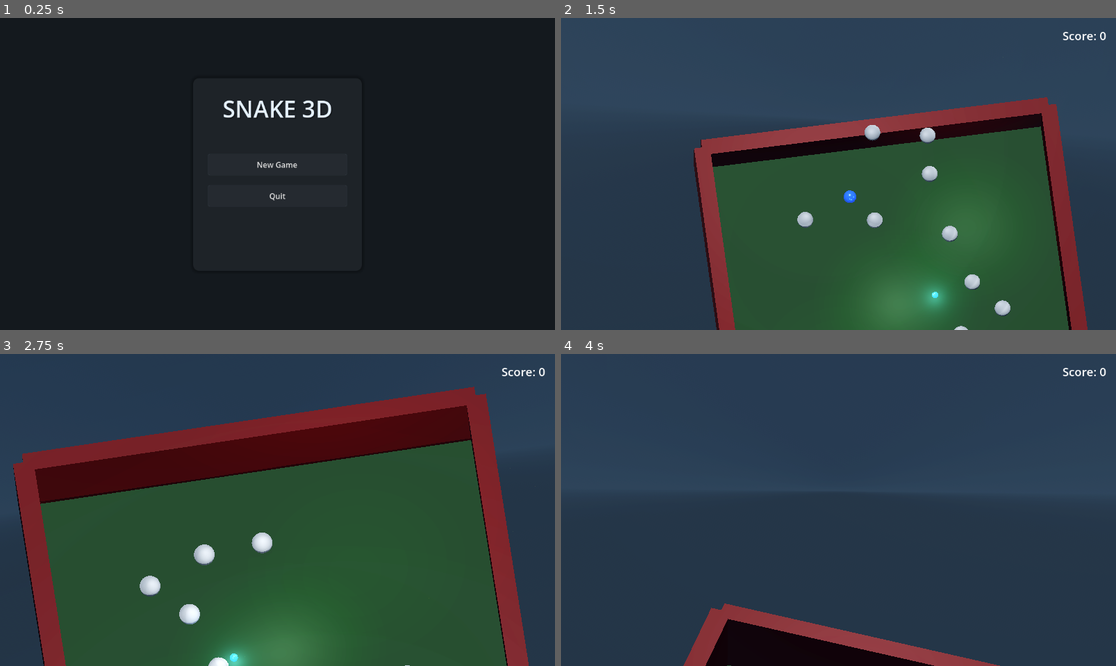
Above: before the commit, frames 1-4 (two rows, left to right).
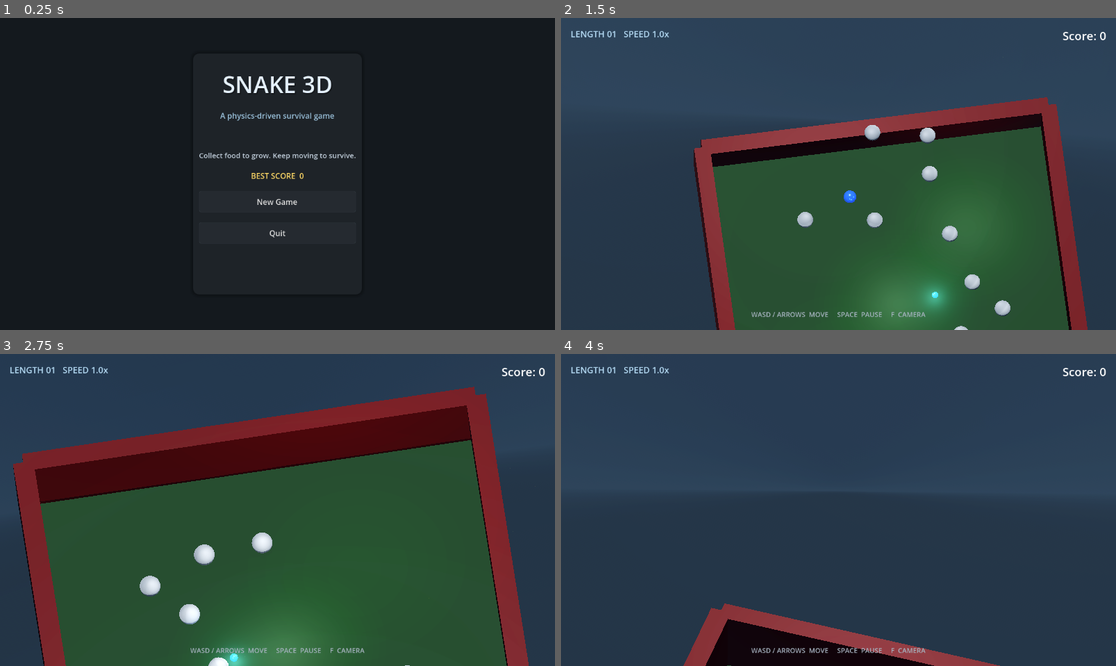
Above: after the commit, the same moments.

Repository: bluehexagons/snakeproject
Game: Godot game, scene res://scenes/main_menu.tscn
Two runs of this game, one before a commit and one after it. Both use one fixed random seed, a clock stepped at 60 frames per second and the inputs below.
Inputs:
- Up to frame 1 (0.25 s): no input
- Up to frame 2 (1.5 s): click "New Game" at 0.5 s; hold D (move_right) from 1.28 s (still down); hold F (toggle_camera_angle) from 1.28 s (still down)
- Up to frame 3 (2.75 s): release D (move_right) at 2.03 s; release F (toggle_camera_angle) at 2.03 s; hold S (move_down) from 2.03 s (still down); tap F (toggle_camera_angle) at 2.1 s
- Up to frame 4 (4 s): release S (move_down) at 2.78 s; hold D (move_right) 2.78-3.53 s; hold F (toggle_camera_angle) 2.78-3.53 s; hold W (move_up) from 3.53 s (still down); tap F (toggle_camera_angle) at 3.6 s

The runs differ from the first frame. In frame 1, 1.7% of the frame differs, in the area x 35-65%, y 18-71%; in frame 2, 0.4%; in frame 3, 0.4%; in frame 4, 0.4%.

Commit message:
Add pre-playtest game polish

Diff:
--- a/scenes/main_menu.tscn
+++ b/scenes/main_menu.tscn
@@ -74,9 +74,9 @@
 anchor_right = 0.5
 anchor_bottom = 0.5
 offset_left = -175.0
-offset_top = -199.0
+offset_top = -250.0
 offset_right = 175.0
-offset_bottom = 201.0
+offset_bottom = 250.0
 grow_horizontal = 2
 grow_vertical = 2
 theme_override_styles/panel = SubResource("StyleBoxFlat_1")
@@ -105,9 +105,33 @@
 text = "SNAKE 3D"
 horizontal_alignment = 1
 
+[node name="SubtitleLabel" type="Label" parent="Panel/VBoxContainer"]
+layout_mode = 2
+size_flags_vertical = 0
+theme_override_colors/font_color = Color(0.6, 0.75, 0.85, 1)
+theme_override_font_sizes/font_size = 16
+text = "A physics-driven survival game"
+horizontal_alignment = 1
+
 [node name="Spacer" type="Control" parent="Panel/VBoxContainer"]
 custom_minimum_size = Vector2(0, 20)
 layout_mode = 2
+
+[node name="InstructionsLabel" type="Label" parent="Panel/VBoxContainer"]
+layout_mode = 2
+size_flags_vertical = 0
+theme_override_colors/font_color = Color(0.75, 0.8, 0.85, 1)
+theme_override_font_sizes/font_size = 15
+text = "Collect food to grow. Keep moving to survive."
+horizontal_alignment = 1
+
+[node name="BestScoreLabel" type="Label" parent="Panel/VBoxContainer"]
+layout_mode = 2
+size_flags_vertical = 0
+theme_override_colors/font_color = Color(1, 0.85, 0.4, 1)
+theme_override_font_sizes/font_size = 16
+text = "BEST SCORE  0"
+horizontal_alignment = 1
 
 [node name="ContinueButton" type="Button" parent="Panel/VBoxContainer"]
 custom_minimum_size = Vector2(0, 45)
--- a/scenes/ui.tscn
+++ b/scenes/ui.tscn
@@ -70,6 +70,53 @@
 text = "Score: 0"
 horizontal_alignment = 2
 
+[node name="StatsLabel" type="Label" parent="."]
+layout_mode = 1
+anchors_preset = 0
+offset_left = 20.0
+offset_top = 20.0
+offset_right = 250.0
+offset_bottom = 46.0
+theme_override_colors/font_color = Color(0.7, 0.85, 0.95, 1)
+theme_override_font_sizes/font_size = 18
+text = "LENGTH 01   SPEED 1.0x"
+
+[node name="HintLabel" type="Label" parent="."]
+layout_mode = 1
+anchors_preset = 8
+anchor_left = 0.5
+anchor_top = 0.5
+anchor_right = 0.5
+anchor_bottom = 0.5
+offset_left = -180.0
+offset_top = 65.0
+offset_right = 180.0
+offset_bottom = 95.0
+grow_horizontal = 2
+grow_vertical = 2
+theme_override_colors/font_color = Color(0.75, 0.95, 1, 1)
+theme_override_font_sizes/font_size = 20
+text = "EAT THE GLOWING FOOD TO GROW"
+horizontal_alignment = 1
+
+[node name="ControlHintLabel" type="Label" parent="."]
+layout_mode = 1
+anchors_preset = 12
+anchor_left = 0.5
+anchor_top = 1.0
+anchor_right = 0.5
+anchor_bottom = 1.0
+offset_left = -260.0
+offset_top = -42.0
+offset_right = 260.0
+offset_bottom = -16.0
+grow_horizontal = 2
+grow_vertical = 0
+theme_override_colors/font_color = Color(0.65, 0.7, 0.75, 1)
+theme_override_font_sizes/font_size = 14
+text = "WASD / ARROWS  MOVE     SPACE  PAUSE     F  CAMERA"
+horizontal_alignment = 1
+
 [node name="GameplayPauseLabel" type="Label" parent="."]
 layout_mode = 1
 anchors_preset = 8
@@ -193,6 +240,13 @@
 text = "Final Score: 0"
 horizontal_alignment = 1
 
+[node name="SummaryLabel" type="Label" parent="GameOverMenu/VBoxContainer"]
+layout_mode = 2
+size_flags_vertical = 0
+theme_override_colors/font_color = Color(0.7, 0.85, 0.95, 1)
+text = "Best Score: 0"
+horizontal_alignment = 1
+
 [node name="RetryButton" type="Button" parent="GameOverMenu/VBoxContainer"]
 custom_minimum_size = Vector2(0, 45)
 layout_mode = 2
--- a/scripts/game_manager.gd
+++ b/scripts/game_manager.gd
@@ -42,6 +42,7 @@
 var is_game_over: bool = false
 
 var score: int = 0
+var is_new_best: bool = false
 
 @onready var camera: Camera3D = $GameplayContainer/Camera3D
 @onready var ui: Control = $UI
@@ -261,7 +262,11 @@
 	pass
 
 func update_score(points: int):
+	var previous_best = GameState.get_best_score()
 	score += points
+	if score > previous_best:
+		is_new_best = true
+	GameState.save_best_score(score)
 	if ui:
 		ui.update_score(score)
 
@@ -270,10 +275,11 @@
 		return
 
 	is_game_over = true
+	GameState.save_best_score(score)
 	Engine.time_scale = 0.5
 	is_gameplay_paused = false
 	update_pause_state()
-	ui.show_game_over(score)
+	ui.show_game_over(score, GameState.get_best_score(), is_new_best)
 
 func return_to_main_menu():
 	save_game_state()
--- a/scripts/game_state.gd
+++ b/scripts/game_state.gd
@@ -1,6 +1,7 @@
 extends Node
 
 const SAVE_FILE = "user://save_game.dat"
+const BEST_SCORE_FILE = "user://best_score.dat"
 
 func save_game_state(data: Dictionary) -> bool:
 	var file = FileAccess.open(SAVE_FILE, FileAccess.WRITE)
@@ -54,3 +55,28 @@
 		push_error("Failed to delete save file: ", result)
 		return false
 	return true
+
+func get_best_score() -> int:
+	if not FileAccess.file_exists(BEST_SCORE_FILE):
+		return 0
+
+	var file = FileAccess.open(BEST_SCORE_FILE, FileAccess.READ)
+	if not file:
+		return 0
+
+	var value = file.get_as_text().to_int()
+	file.close()
+	return max(value, 0)
+
+func save_best_score(score: int) -> bool:
+	if score <= get_best_score():
+		return true
+
+	var file = FileAccess.open(BEST_SCORE_FILE, FileAccess.WRITE)
+	if not file:
+		push_error("Failed to open best score file for writing: ", FileAccess.get_open_error())
+		return false
+
+	file.store_string(str(score))
+	file.close()
+	return true
--- a/scripts/main_menu.gd
+++ b/scripts/main_menu.gd
@@ -1,9 +1,11 @@
 extends Control
 
 @onready var continue_button: Button = $Panel/VBoxContainer/ContinueButton
+@onready var best_score_label: Label = $Panel/VBoxContainer/BestScoreLabel
 
 func _ready() -> void:
 	continue_button.visible = GameState.has_saved_game()
+	best_score_label.text = "BEST SCORE  %d" % GameState.get_best_score()
 	continue_button.pressed.connect(_on_continue_button_pressed)
 	$Panel/VBoxContainer/NewGameButton.pressed.connect(on_new_game_pressed)
 	$Panel/VBoxContainer/QuitButton.pressed.connect(on_quit_pressed)
@@ -17,9 +19,4 @@
 
 func _on_continue_button_pressed() -> void:
 	if GameState.has_saved_game():
-		await get_tree().create_timer(0.1).timeout
-		var game_manager = get_tree().get_first_node_in_group("game_manager")
-		if game_manager:
-			game_manager.load_game_state()
-
 		get_tree().change_scene_to_file("res://scenes/main.tscn")
--- a/scripts/test_runner.gd
+++ b/scripts/test_runner.gd
@@ -9,6 +9,7 @@
 	"res://scenes/segment.tscn",
 	"res://scenes/rock.tscn",
 	"res://scenes/main.tscn",
+	"res://scenes/main_menu.tscn",
 ]
 
 const SPATIAL_GRID = preload("res://scripts/spatial_grid.gd")
--- a/scripts/ui.gd
+++ b/scripts/ui.gd
@@ -1,17 +1,35 @@
 extends Control
 
 @onready var score_label: Label = $ScoreLabel
+@onready var stats_label: Label = $StatsLabel
 @onready var pause_menu: Control = $PauseMenu
 @onready var game_over_menu: Control = $GameOverMenu
 @onready var gameplay_pause_label: Label = $GameplayPauseLabel
+@onready var hint_label: Label = $HintLabel
+
+var hint_elapsed: float = 0.0
 
 func _ready() -> void:
 	gameplay_pause_label.visible = false
+	hint_label.visible = true
 	$PauseMenu/VBoxContainer/ResumeButton.pressed.connect(on_resume_pressed)
 	$PauseMenu/VBoxContainer/MainMenuButton.pressed.connect(on_main_menu_pressed)
 	$PauseMenu/VBoxContainer/QuitButton.pressed.connect(on_quit_pressed)
 	$GameOverMenu/VBoxContainer/RetryButton.pressed.connect(on_retry_pressed)
 	$GameOverMenu/VBoxContainer/MainMenuButton.pressed.connect(on_main_menu_pressed)
+
+func _process(delta: float) -> void:
+	var player = get_tree().get_first_node_in_group("player")
+	if not player:
+		return
+
+	var length = player.segments.size() + 1
+	stats_label.text = "LENGTH %02d   SPEED %.1fx" % [length, player.current_speed_boost]
+	if player.has_started_moving:
+		hint_label.visible = false
+	else:
+		hint_elapsed += delta
+		hint_label.visible = hint_elapsed < 8.0
 
 func update_score(new_score: int) -> void:
 	score_label.text = "Score: %d" % new_score
@@ -22,9 +40,10 @@
 func toggle_pause_menu(is_paused: bool) -> void:
 	pause_menu.visible = is_paused
 
-func show_game_over(final_score: int) -> void:
+func show_game_over(final_score: int, best_score: int, is_new_best: bool) -> void:
 	game_over_menu.visible = true
 	$GameOverMenu/VBoxContainer/ScoreLabel.text = "Final Score: %d" % final_score
+	$GameOverMenu/VBoxContainer/SummaryLabel.text = "NEW BEST SCORE!" if is_new_best else "Best Score: %d" % best_score
 
 func on_resume_pressed() -> void:
 	Engine.time_scale = 1.0
